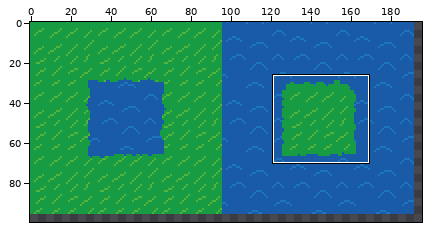
Pixel-art file: Assets/Sprites/map_master_tilesheet.aseprite. Above, an overview of the earlier version with the close-up marked.
Close-up. Earlier state:
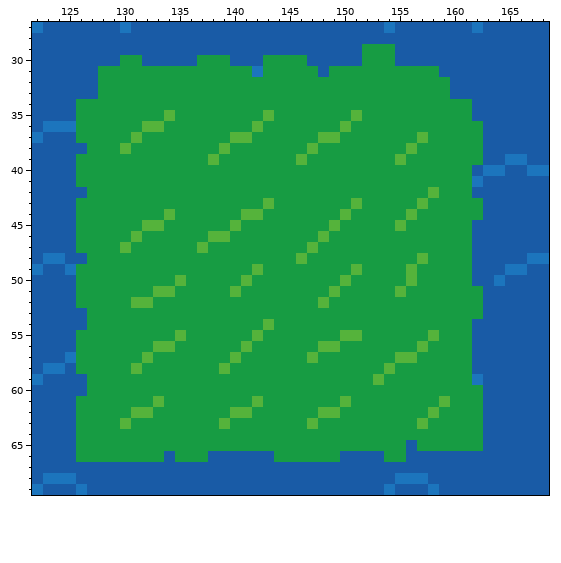
512x512 pixels, 1 frame. Shown: x 122..168, y 27..69. The wide view leaves out empty margins.
And afterwards:
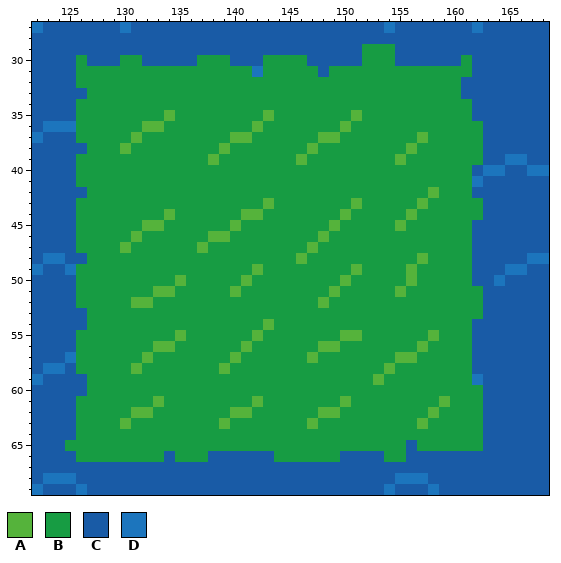
Palette (. is transparent): A #55b33b  B #179c43  C #195ba6  D #1c75bd
Diff:
Colour C becomes colour B in row 30 at x 126 and 161; in row 31 at x 126 to 127 and 159 to 161; in row 32 at x 126 to 127 and 160; in row 33 at x 127 and 160; in row 65 at x 125.
Boxes around the changes in both close-ups, in picture pixels (x1, y1, x2, y2):
changed: (76, 55, 98, 99)
changed: (439, 55, 472, 99)
changed: (65, 440, 76, 451)
